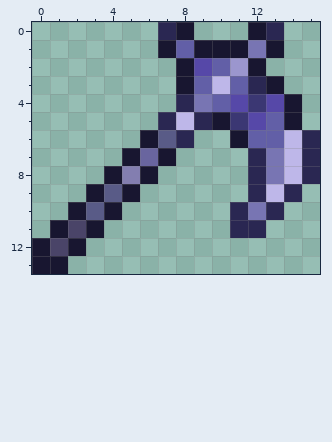
Two versions of one pixel-art sprite, Items/Weapons/Throwing/VileHarvest.png. Above, as it was before the edit.
The file is 32x28 pixels, drawn in blocks of 2x2; one block is one cell here.
After:
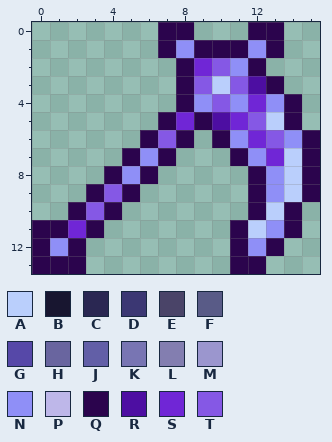
Palette (. is transparent): A #bacffc  B #181630  C #2a2752  D #3b3773  E #4a4468  F #595b87  G #5648a8  H #69659f  J #625fa7  K #7875b3  L #837eb0  M #9b96ce  N #8f8ff7  P #beb7e9  Q #2b044d  R #4d0ea2  S #7026d6  T #8558e5
Difference:
Changed rows in their new state; - is an unchanged pixel.
first column x 0:
 0 -------QQ---QQ--
 1 -------QNQQQNQ--
 2 --------QSTNQ---
 3 --------QTATRQ--
 4 --------QNTNSNQ-
 5 -------QSQRSTAQ-
 6 ------QTQ-QNSTNQ
 7 -----QNQ---QNSAQ
 8 ----QNQ-----QNAQ
 9 ---QTQ------QNAQ
10 --QTQ------.QAQ-
11 QQSQ-------QANQ-
12 QNQ--------QNQ--
13 QQQ--------QQ---
Pixel boxes of the changes (left, top, right, bottom) in both pictures:
changed: (32, 22, 320, 274)
